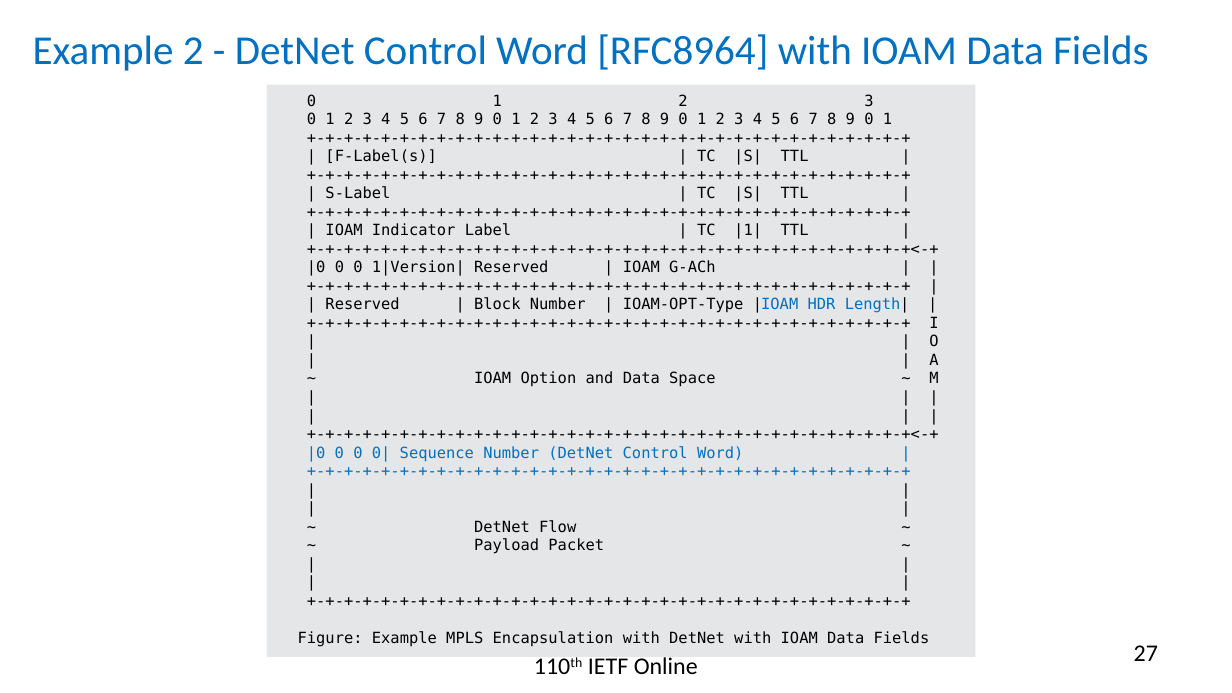
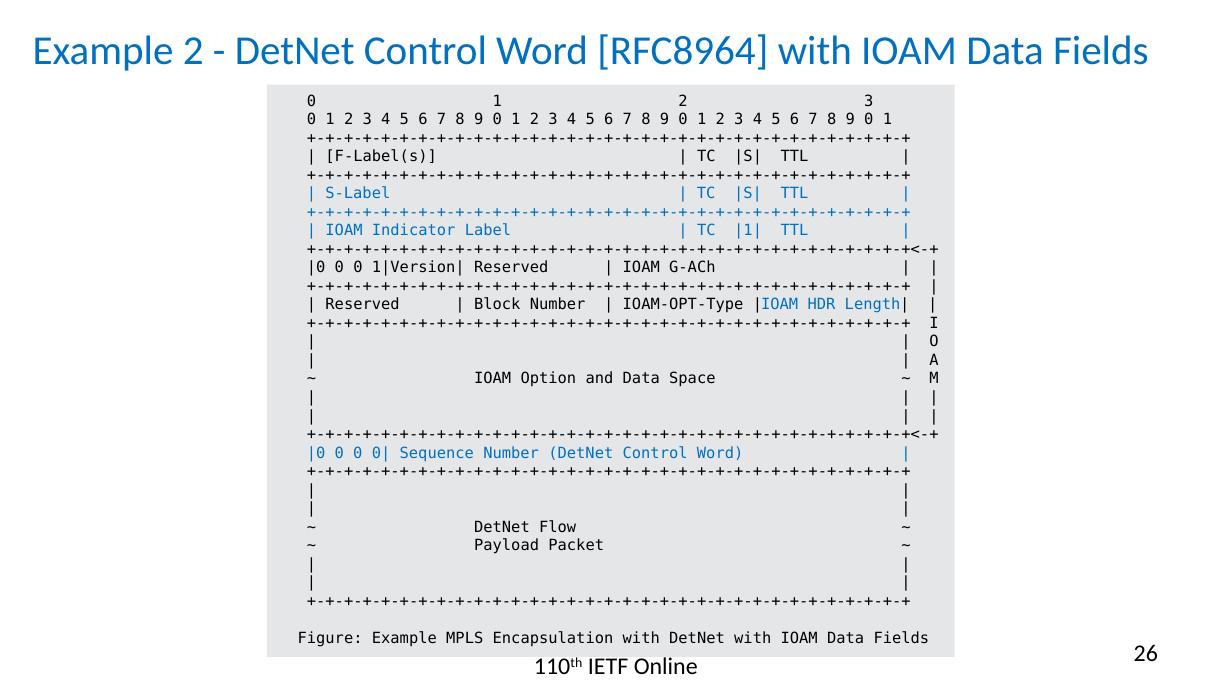
Before and after one commit to rakgandhi/ietf-slides, a slide deck: slide 26 of draft-gandhi-mpls-ioam-sr-06.pptx (slide 27 before the commit). Drawn at 1232x693 pixels with LibreOffice and Linux fonts; fonts in the diff are those of the drawing. Boxes give left, top, right and bottom in pixels: in the first picture for what was removed or moved away, otherwise in the second. Text is boxed around its words. In the diff, an @@ line names an element or a change of style, - is before the commit and + after.

```diff
--- a/draft-gandhi-mpls-ioam-sr-06.pptx
+++ b/draft-gandhi-mpls-ioam-sr-06.pptx
@@ rectangle "0 1 2 3": place and size @@
-rectangle "0 1 2 3" at (267,85,976,657)
+rectangle "0 1 2 3" at (267,85,955,657)
@@ text in rectangle at (325,186,809,239): text colour #000000 to #0070C0 in "| S-Label | TC |S| TTL |", "+-+-+-+-+-+-+-+-+-+-+-+-+-+-+-+-+-+-+-+-+-+-+-+-+-+-+-+-+-+- ...", "| IOAM Indicator Label | TC |1| ..."; text colour #0070C0 to #000000 in "+-+-+-+-+-+-+-+-+-+-+-+-+-+-+-+-+-+-+-+-+-+-+-+-+-+-+-+-+-+- ..." @@
@@ page number at (1134,644,1158,661): text changed @@
-27
+26
```
Also in this commit, not shown: 5 other slides changed, 4 slides removed, 1 other file.
